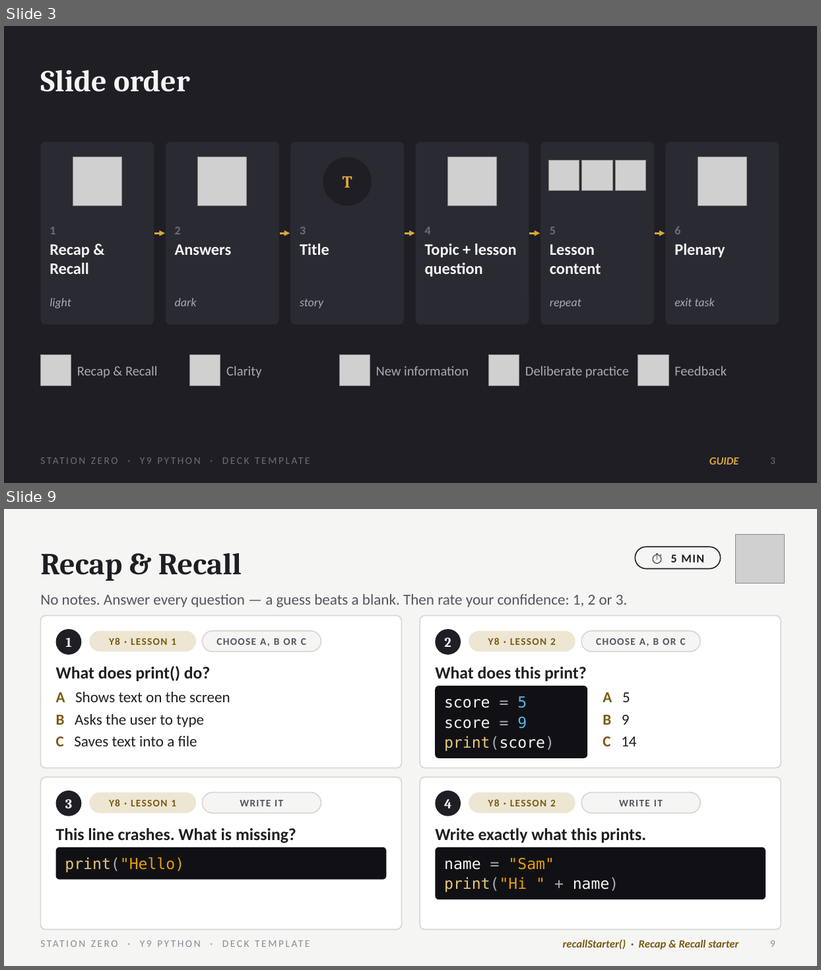
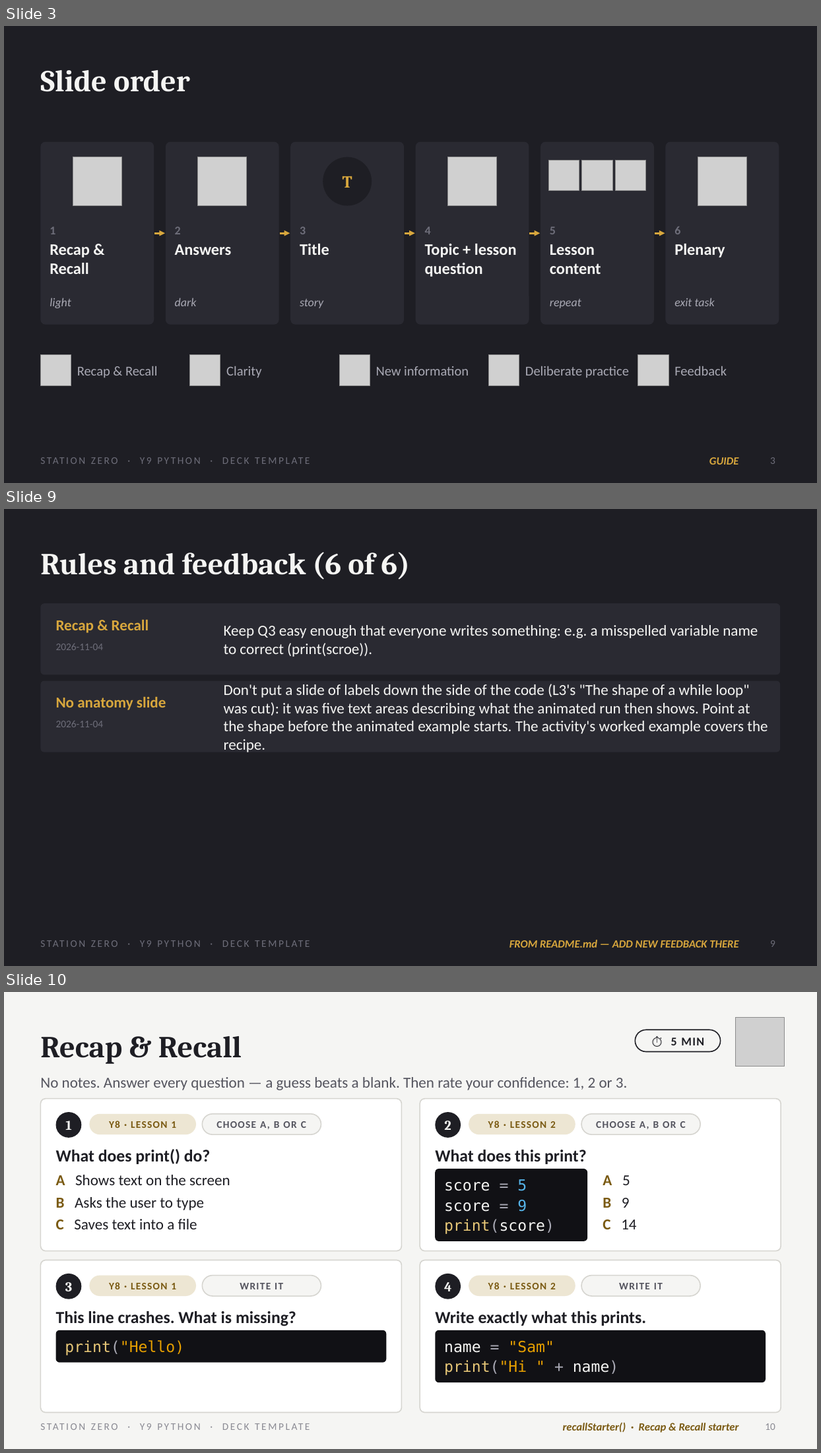
Before and after one commit to OGAComputing/interactive, a slide deck: _presentations/Y9_Python/Y9_Python_Deck_Template.pptx. Shown one above the other, each under a label of ours: slides 3 and 9 before the commit, slides 3, 9 and 10 after it; the slides between them are not shown. The pictures are 821x970 and 821x1453 pixels, drawn with LibreOffice and Linux fonts; fonts in the diff are those of the drawing; grey boxes stand for pictures. Boxes give left, top, right and bottom in pixels: in the first picture for what was removed or moved away, otherwise in the second. Text is boxed around its words. In the diff, an @@ line names an element or a change of style, - is before the commit and + after.

```diff
--- a/_presentations/Y9_Python/Y9_Python_Deck_Template.pptx
+++ b/_presentations/Y9_Python/Y9_Python_Deck_Template.pptx
@@ slide 9 added at bbox=[4, 509, 817, 966], background #1E1E24; not listed: 1 template element that a slide beside it also shows @@
@@ title added at bbox=[40, 552, 410, 580], 36 pt, text #F5F5F3, bold @@
+Rules and feedback (6 of 6)
@@ rounded rectangle added at bbox=[40, 603, 781, 675], fill #2A2A32 @@
@@ text added at bbox=[56, 620, 149, 633], 18 pt, text #D8A73D, bold @@
+Recap & Recall
@@ text added at bbox=[224, 625, 758, 657], 18 pt, text #F5F5F3 @@
+Keep Q3 easy enough that everyone writes something: e.g. a misspelled variable name to correct (print(scroe)).
@@ text added at bbox=[56, 644, 104, 650], 12 pt, text #6E6E7A @@
+2026-11-04
@@ rounded rectangle added at bbox=[40, 681, 781, 753], fill #2A2A32 @@
@@ text added at bbox=[224, 684, 768, 753], 18 pt, text #F5F5F3 @@
+Don't put a slide of labels down the side of the code (L3's "The shape of a while loop" was cut): it was five text areas describing what the animated run then shows. Point at the shape before the animated example starts. The activity's worked example covers the recipe.
@@ text added at bbox=[56, 697, 166, 710], 18 pt, text #D8A73D, bold @@
+No anatomy slide
@@ text added at bbox=[56, 721, 104, 727], 12 pt, text #6E6E7A @@
+2026-11-04
@@ text added at bbox=[510, 940, 739, 948], 13 pt, text #D8A73D, bold, italic @@
+FROM README.md — ADD NEW FEEDBACK THERE
@@ page number added at bbox=[770, 941, 776, 947], 12 pt, text #6E6E7A @@
+9
@@ what was slide 9 is now slide 10 @@
@@ page number at bbox=[765, 1424, 776, 1430]: text changed @@
-9
+10
```
Also in this commit, not shown: 6 slides changed, 5 other files.
